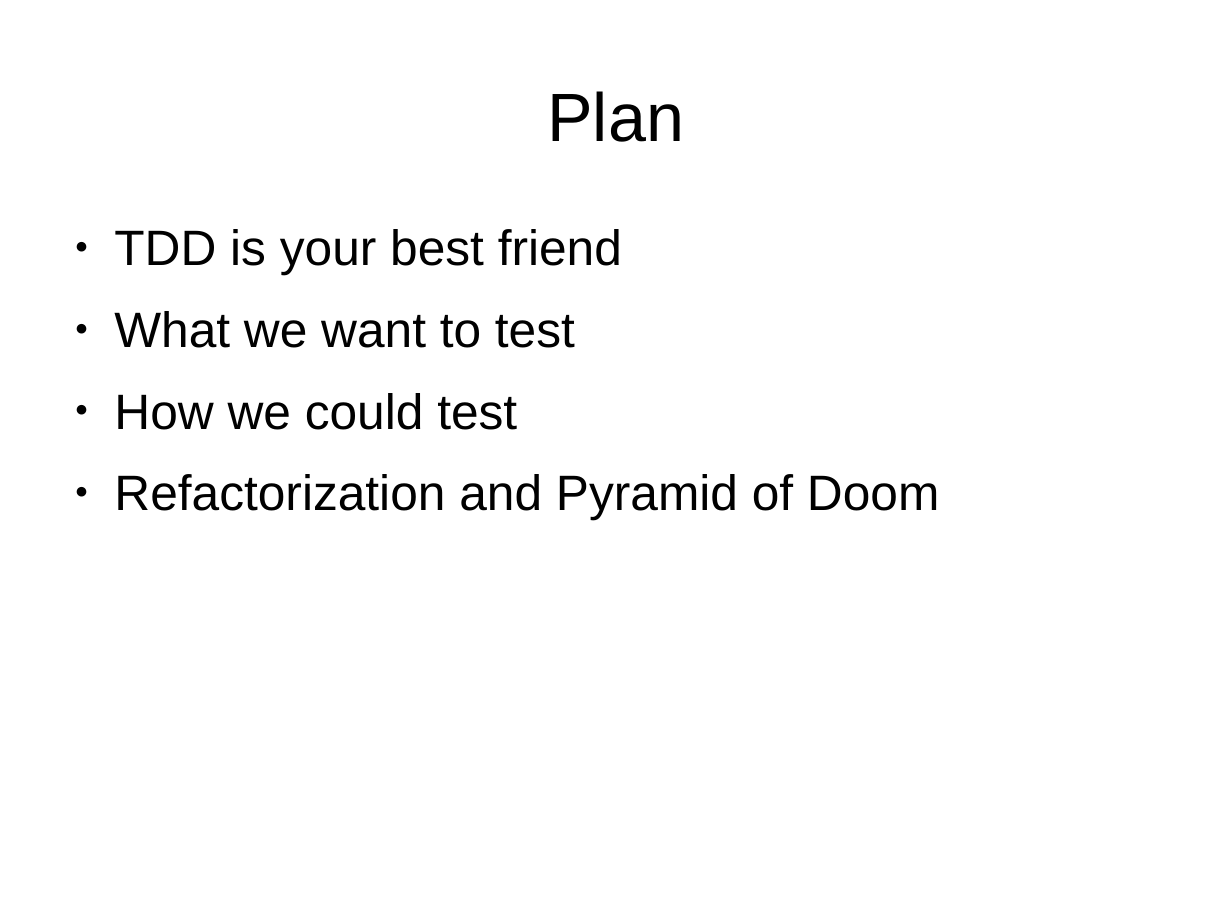
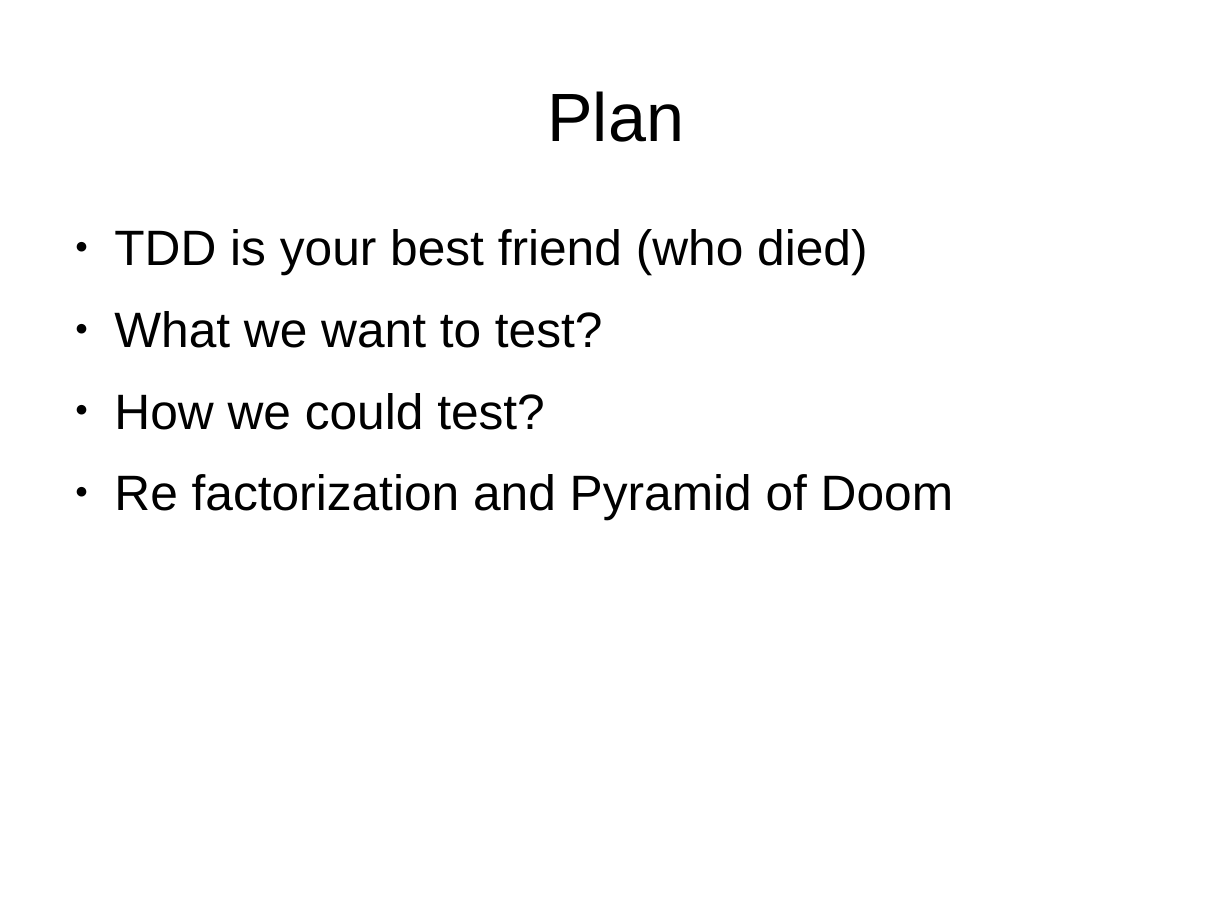
Before and after one commit to Koziolek/warsjawa_2014, a slide deck: slide 2 of beginning_fp/ch3.odp. Drawn at 1232x924 pixels with LibreOffice and Linux fonts; fonts in the diff are those of the drawing. Boxes give left, top, right and bottom in pixels: in the first picture for what was removed or moved away, otherwise in the second. Text is boxed around its words. In the diff, an @@ line names an element or a change of style, - is before the commit and + after.

```diff
--- a/beginning_fp/ch3.odp
+++ b/beginning_fp/ch3.odp
@@ text at (114, 229, 953, 520): text changed @@
-● TDD is your best friend
-● What we want to test
-● How we could test
-● Refactorization and Pyramid of Doom
+● TDD is your best friend (who died)
+● What we want to test?
+● How we could test?
+● Re factorization and Pyramid of Doom
```
Also in this commit, not shown: 8 other files.
